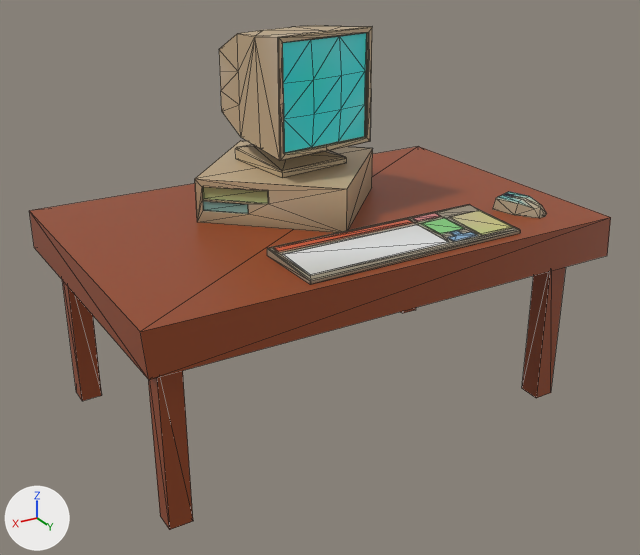
The glTF model assets/main_page/computer_and_desk.glb: old version first, new version second.
One viewpoint serves both versions: a 50 mm lens placed at (4.64, 5.08, 5.37), pointed at (0.08, -2.51, 1.58). Arrows for +X, +Y and +Z are at lower left; the lights stay in place. Mesh edges are drawn as thin lines. Where no turn or scale is listed for an object, it has been applied to the vertices. Vertices at the same position are counted once.
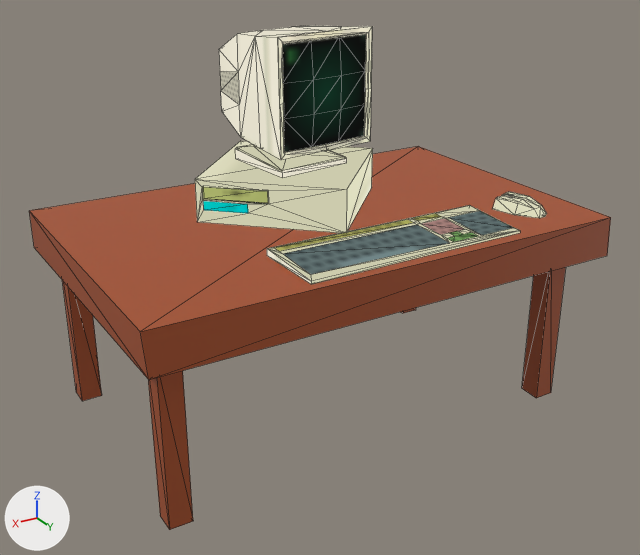
What changed in the scene script:
```text
Add img_image_0:
    img_image_0 = load_image('Image_0', '_unpacked/Image_0', 64, 64, 'sRGB')
Add mat_defaultmaterial:
    mat_defaultmaterial = bpy.data.materials.new('DefaultMaterial')
    mat_defaultmaterial.use_nodes = True; mat_defaultmaterial.node_tree.nodes.clear()
    _N = mat_defaultmaterial.node_tree.nodes; _L = mat_defaultmaterial.node_tree.links
    n0 = _N.new('ShaderNodeOutputMaterial'); n0.name = 'Material Output'
    n1 = _N.new('ShaderNodeBsdfPrincipled'); n1.name = 'Principled BSDF'
    n2 = _N.new('ShaderNodeVertexColor'); n2.name = 'Color Attribute'
    _L.new(n1.outputs[0], n0.inputs[0])  # 'BSDF' to 'Surface'
    _L.new(n2.outputs[0], n1.inputs[0])  # 'Color' to 'Base Color'
Add mat_computer:
    mat_computer = bpy.data.materials.new('computer')
    # uses the picture img_image_0
Change me_mesh_0:
    used by ob_mesh_0; location = (-2.64, -0.99, 0.0)
    remove me_mesh_0.from_pydata(...)  # 276 vertices, 500 faces; spans x 0.0..5.27, y -3.44..0.0, z 0.0..4.16
    add me_mesh_0.from_pydata(...)  # 214 vertices, 355 faces; spans x 0.0..5.27, y -3.44..0.0, z 0.0..4.16
    me_mesh_0 part 1
    69 vertices are removed from x 0.64..3.85, y -3.31..-0.14, z 2.22..4.15
    254 faces are deleted
    7 vertices are added at x 2.08..3.14, y -1.67..-1.52, z 3.02..4.08
    109 new faces join them, mat_computer
    me_mesh_0 part 2: 202 faces spanning x 0.52..3.85, y -3.31..-0.13, z 2.22..4.16 switch from mat_material_001 to mat_computer
    me_mesh_0 part 3: 44 faces spanning x 0.0..5.27, y -3.44..0.0, z 0.0..2.22 switch from mat_material_001 to mat_defaultmaterial
```

Where the change shows, as pixel boxes [x1, y1, x2, y2] in the pictures (640 x 555 px):
part 1 of me_mesh_0, cut back: before [195, 25, 529, 284]; after [196, 25, 529, 284]
part 2 of me_mesh_0, recoloured: [195, 27, 547, 284] in both
part 3 of me_mesh_0, recoloured: [31, 147, 608, 530] in both
